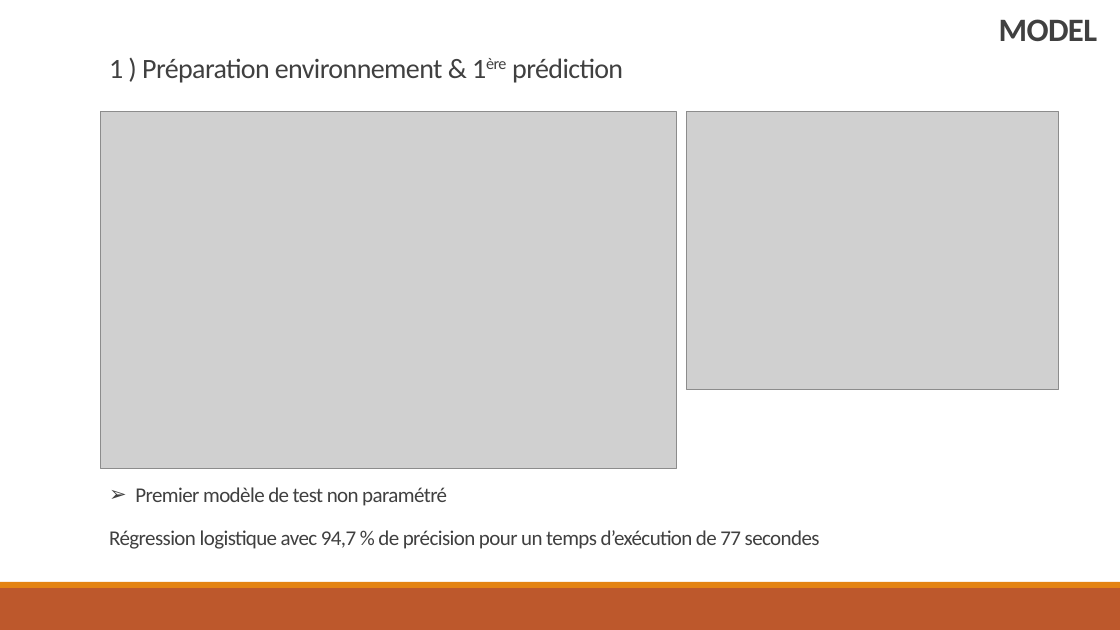
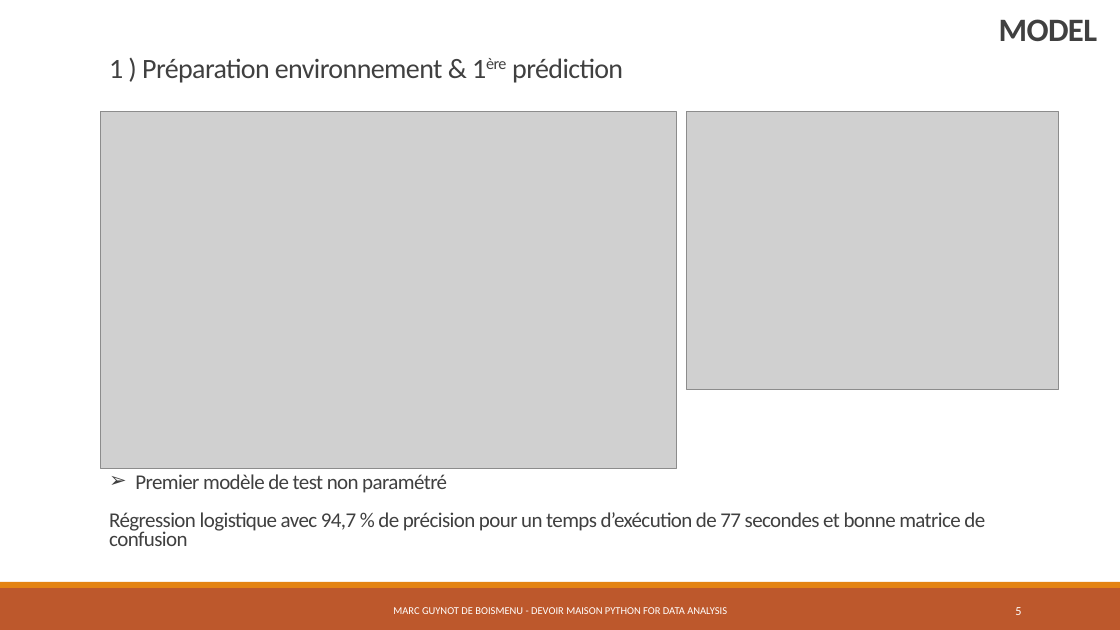
Before and after one commit to Koalananas/pythonfordata, a slide deck: slide 5 of rapport_marc_guynot.pptx. Drawn at 1120x630 pixels with LibreOffice and Linux fonts; fonts in the diff are those of the drawing; grey boxes stand for pictures. Boxes give left, top, right and bottom in pixels: in the first picture for what was removed or moved away, otherwise in the second. Text is boxed around its words. In the diff, an @@ line names an element or a change of style, - is before the commit and + after.

```diff
--- a/rapport_marc_guynot.pptx
+++ b/rapport_marc_guynot.pptx
@@ text at bbox=[135, 474, 447, 493]: line spacing 0.85 to 0.75 @@
@@ text at bbox=[109, 512, 985, 546]: text changed @@
-Régression logistique avec 94,7 % de précision pour un temps d’exécution de 77 secondes
+Régression logistique avec 94,7 % de précision pour un temps d’exécution de 77 secondes et bonne matrice de confusion
@@ text added at bbox=[393, 607, 727, 614], 9 pt, text #FFFFFF @@
+MARC GUYNOT DE BOISMENU - DEVOIR MAISON PYTHON FOR DATA ANALYSIS
@@ page number added at bbox=[1015, 607, 1021, 615], 10.5 pt, text #FFFFFF @@
+5
```
Also in this commit, not shown: 10 other slides changed, 1 slide added, 1 other file.
